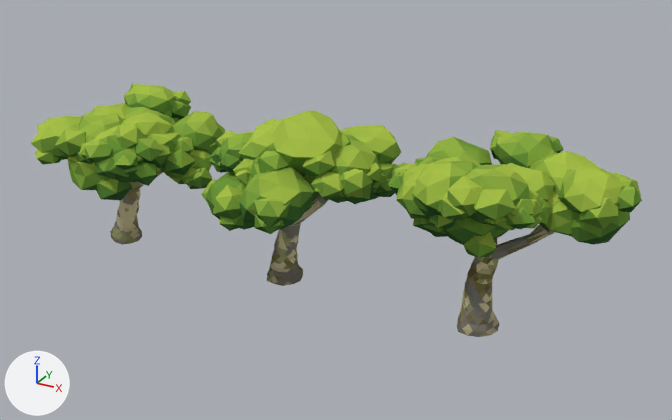
The Blender file art/blend/plane_tree.blend as it was, and as the next commit left it.
Camera for both pictures: a 50 mm camera at (17.6, -27.9, 17.2) aimed at (2.2, 0.1, 3.2). Arrows for +X, +Y and +Z are at lower left; the lights stay in place. The first picture is the older version.

The first picture shows 'plane_tree_a', 'plane_tree_b', 'plane_tree_c'.
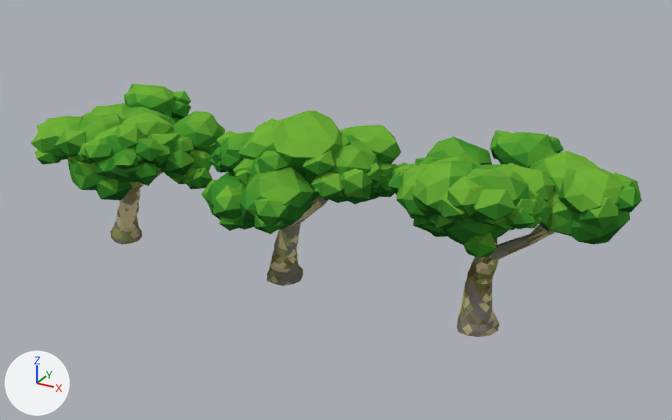
Edits to the bpy script that builds the scene:
```text
Change me_plane_tree_a:
    where me_plane_tree_a.from_pydata(...)  # 1758 vertices, 3095 faces; spans x -2.5..5.1, y -3.96..2.99, z -0.26..6.47
    used by ob_plane_tree_a; location = (-8.0, 0.0, 0.0)
    me_plane_tree_a part 1: 2053 faces centred in x -2.32..4.92, y -3.74..2.9, z -0.19..6.34 are repainted in the vertex colours; the middle colour goes from green #889f46 to green #659637
    me_plane_tree_a part 2: 1042 faces centred in x -2.31..4.97, y -3.71..2.92, z -0.17..5.76 are repainted in the vertex colours; the middle colour goes from dark green #406b35 to dark green #2b6e2a
Change me_plane_tree_b:
    where me_plane_tree_b.from_pydata(...)  # 1646 vertices, 2904 faces; spans x -2.78..4.26, y -4.1..3.68, z -0.19..7.22
    used by ob_plane_tree_b; location = (0.0, 0.0, 0.0)
    me_plane_tree_b part 3: 1834 faces centred in x -2.54..4.19, y -3.95..3.52, z -0.13..7.03 are repainted in the vertex colours; the middle colour goes from green #87a045 to green #649737
    me_plane_tree_b part 4: 1070 faces centred in x -2.53..4.06, y -3.95..3.59, z -0.13..6.01 are repainted in the vertex colours; the middle colour goes from dark green #3f6b35 to dark green #2b6e2a
Change me_plane_tree_c:
    where me_plane_tree_c.from_pydata(...)  # 1728 vertices, 3055 faces; spans x -3.24..5.1, y -3.68..3.44, z -0.21..6.89
    used by ob_plane_tree_c; location = (8.0, 0.0, 0.0)
    me_plane_tree_c part 5: 1988 faces centred in x -3.08..4.98, y -3.58..3.22, z -0.14..6.83 are repainted in the vertex colours; the middle colour goes from green #879f46 to green #659737
    me_plane_tree_c part 6: 1067 faces centred in x -3.08..4.98, y -3.47..3.28, z -0.13..6.16 are repainted in the vertex colours; the middle colour goes from dark green #3f6a35 to dark green #2b6d2a
```

Changed parts and their boxes (x1, y1, x2, y2) in the pictures (672 x 420 px):
part 1 of me_plane_tree_a, recoloured (darker): (31, 84, 225, 193) in both
part 2 of me_plane_tree_a, recoloured: (38, 103, 218, 200) in both
part 3 of me_plane_tree_b, recoloured (darker): (201, 110, 401, 230) in both
part 4 of me_plane_tree_b, recoloured: (206, 149, 395, 234) in both
part 5 of me_plane_tree_c, recoloured (darker): (388, 130, 642, 260) in both
part 6 of me_plane_tree_c, recoloured: (388, 149, 642, 258) in both
